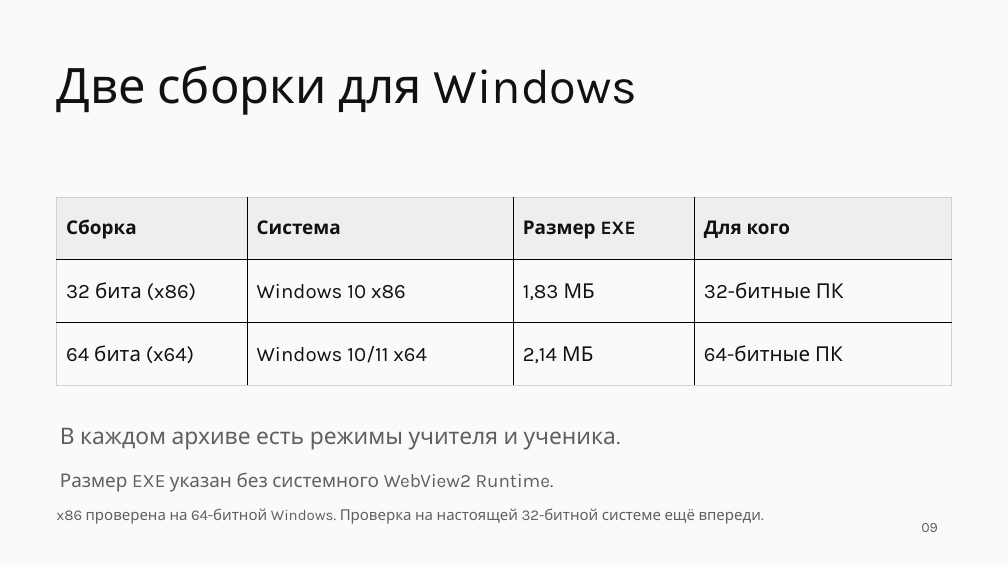
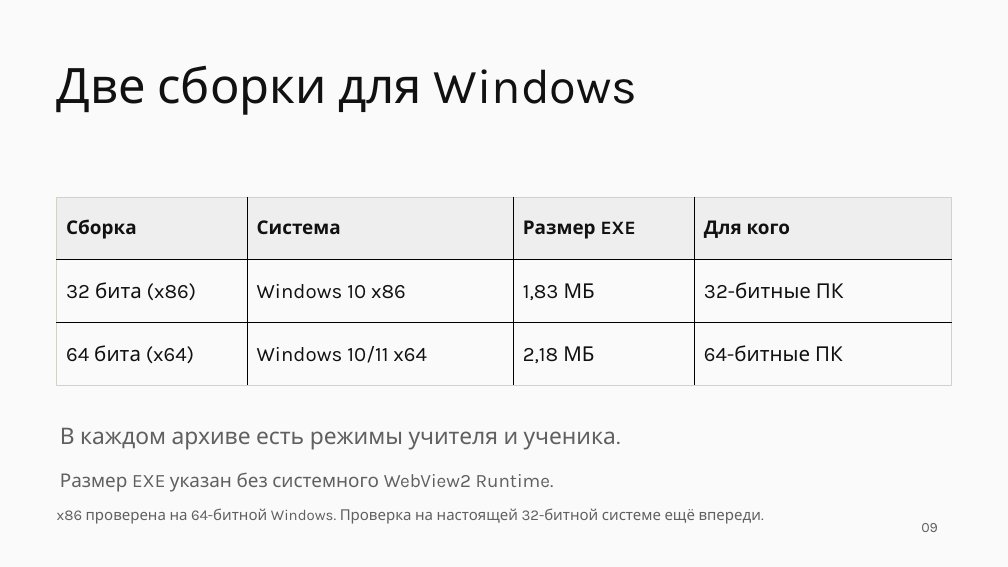
Before and after one commit to velmourcnikita/OmniView, a slide deck: slide 9 of presentation/output/OmniView-0.5.1-Presentation.pptx. Drawn at 1008x567 pixels with LibreOffice and Linux fonts; fonts in the diff are those of the drawing. Boxes give left, top, right and bottom in pixels: in the first picture for what was removed or moved away, otherwise in the second. Text is boxed around its words. In the diff, an @@ line names an element or a change of style, - is before the commit and + after.

Commit message:
Match presentation sizes to the packaged executables

```diff
--- a/presentation/output/OmniView-0.5.1-Presentation.pptx
+++ b/presentation/output/OmniView-0.5.1-Presentation.pptx
@@ table at [57,197,952,386] @@
-row 3, column 3: 2,14 МБ
+row 3, column 3: 2,18 МБ
```
Also in this commit, not shown: 1 other file.
